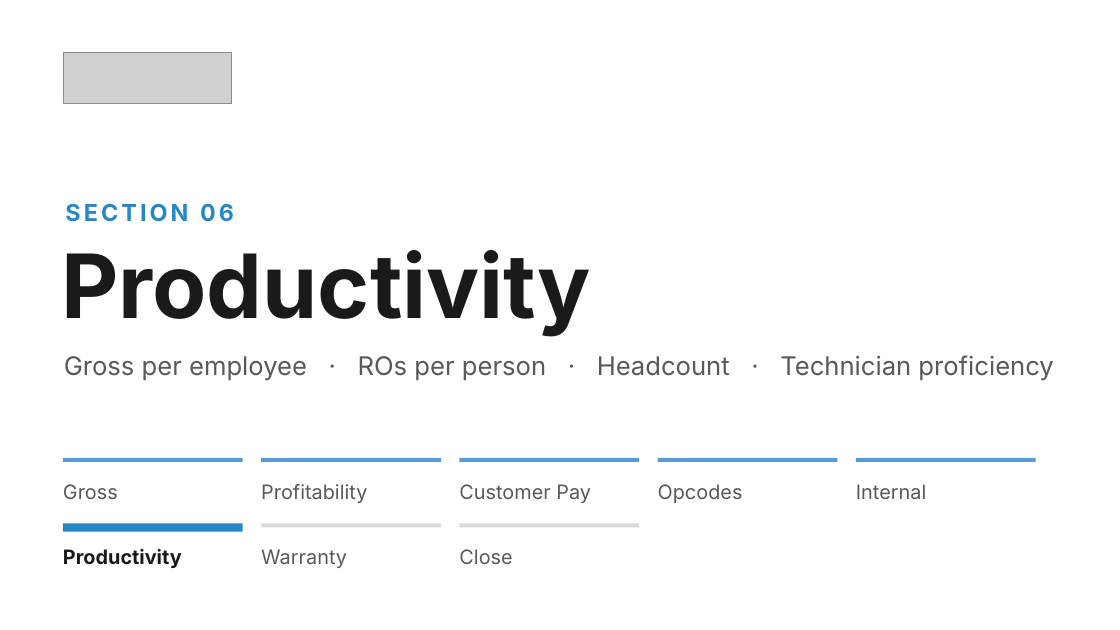
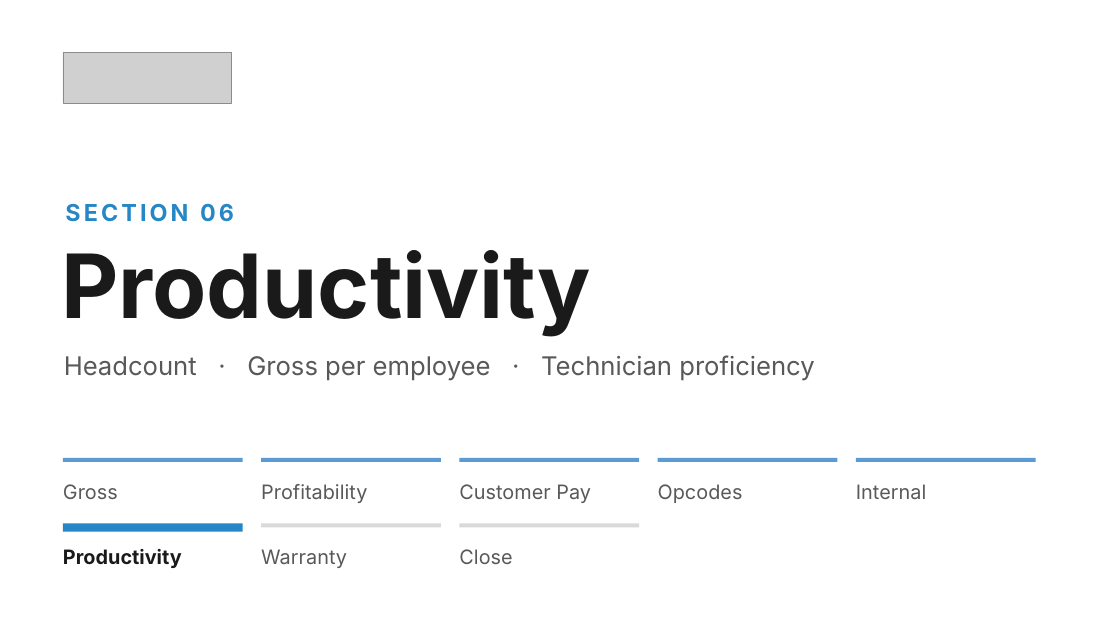
Before and after one commit to Ndresner/Noah, a slide deck: slide 8 of day2-deck/decks/Day 2 Opening - Day 1 Style.pptx. Drawn at 1120x630 pixels with LibreOffice and Linux fonts; fonts in the diff are those of the drawing; grey boxes stand for pictures. Boxes give left, top, right and bottom in pixels: in the first picture for what was removed or moved away, otherwise in the second. Text is boxed around its words. In the diff, an @@ line names an element or a change of style, - is before the commit and + after.

```diff
--- a/day2-deck/decks/Day 2 Opening - Day 1 Style.pptx
+++ b/day2-deck/decks/Day 2 Opening - Day 1 Style.pptx
@@ text at bbox=[64, 355, 814, 380]: text changed @@
-Gross per employee · ROs per person · Headcount · Technician proficiency
+Headcount · Gross per employee · Technician proficiency
```
Also in this commit, not shown: 1 other slide changed, 6 other files.
